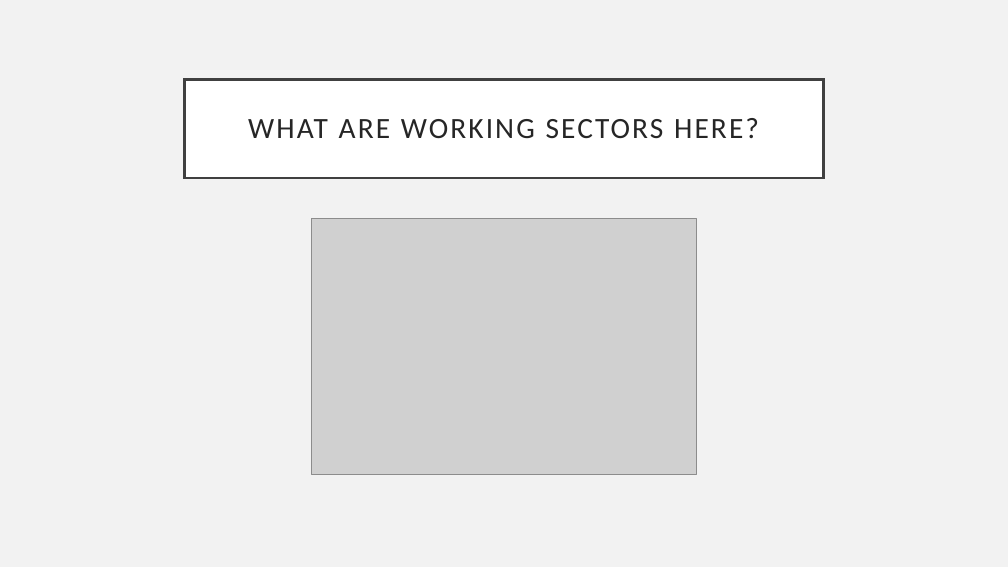
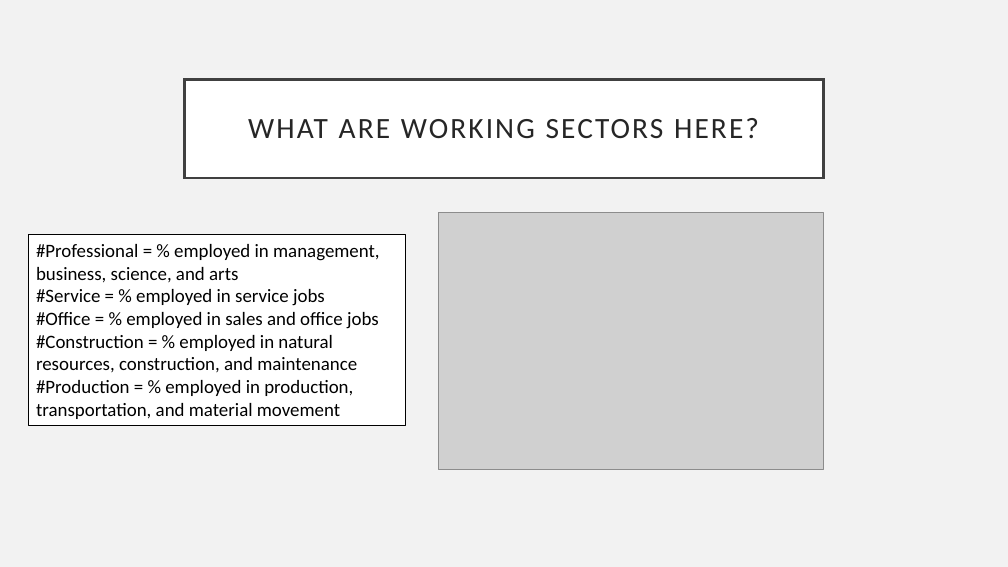
Before and after one commit to harryli99/BootCamp-Project1, a slide deck: slide 8 of Group_Project8/ProjectPpt_pooja.pptx. Drawn at 1008x567 pixels with LibreOffice and Linux fonts; fonts in the diff are those of the drawing; grey boxes stand for pictures. Boxes give left, top, right and bottom in pixels: in the first picture for what was removed or moved away, otherwise in the second. Text is boxed around its words. In the diff, an @@ line names an element or a change of style, - is before the commit and + after.

```diff
--- a/Group_Project8/ProjectPpt_pooja.pptx
+++ b/Group_Project8/ProjectPpt_pooja.pptx
@@ rectangle added at box(29, 235, 405, 426), fill #FFFFFF, outline #000000 1 pt, 18 pt, text #000000 @@
+#Professional = % employed in management, business, science, and arts
+#Service = % employed in service jobs
+#Office = % employed in sales and office jobs
+#Construction = % employed in natural resources, construction, and maintenance
+#Production = % employed in production, transportation, and material movement
@@ picture removed at box(312, 219, 696, 475) @@
@@ picture added at box(439, 212, 823, 469) @@
```
Also in this commit, not shown: 2 other slides changed, 1 other file.
